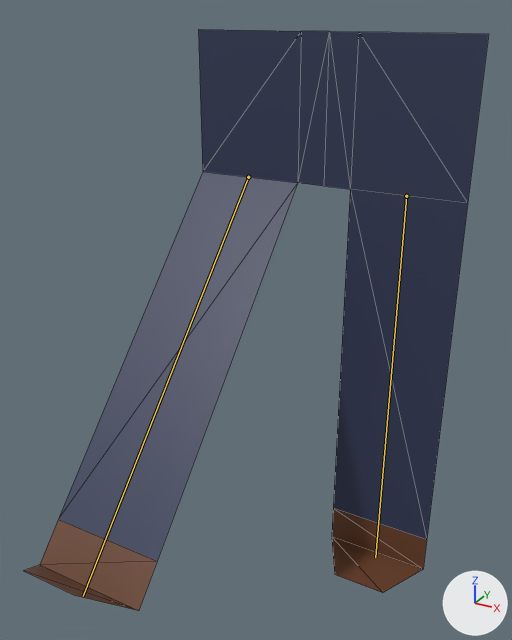
Two versions of the glTF model player/legs/rock_kicking_legs.glb, one commit apart.
Rendered twice from a 50 mm lens placed at (0.98, -2.27, 2.07), pointed at (0.0, -0.5, 1.18). Arrows for +X, +Y and +Z are at lower right; the lights stay in place. The picture after the commit comes second. Both versions are drawn at frame 15 of the action 'PantsKick'; the numbers are the values there. The bones that change, and the others that lie on the model, are drawn over the model as lines. Mesh edges are drawn as thin lines.

The first picture shows 'Pants'.
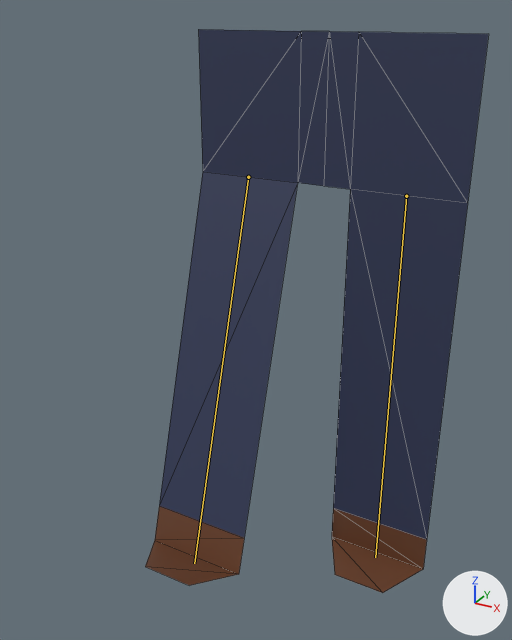
Location of each change, (x1, y1, x2, y2) in pixels of the pictures (512 x 640 px):
'Pants', posed (26% narrower): before (24, 29, 488, 611); after (145, 29, 488, 593)
bone 'Bone.002', root to tip: before (248, 177) to (83, 596); after (248, 177) to (194, 563)

What the commit changed:
Bone 'Bone.002' (bone_bone_002) turns from (44, 0, 0) to (17, 0, 0) degrees about its own x, y and z.
